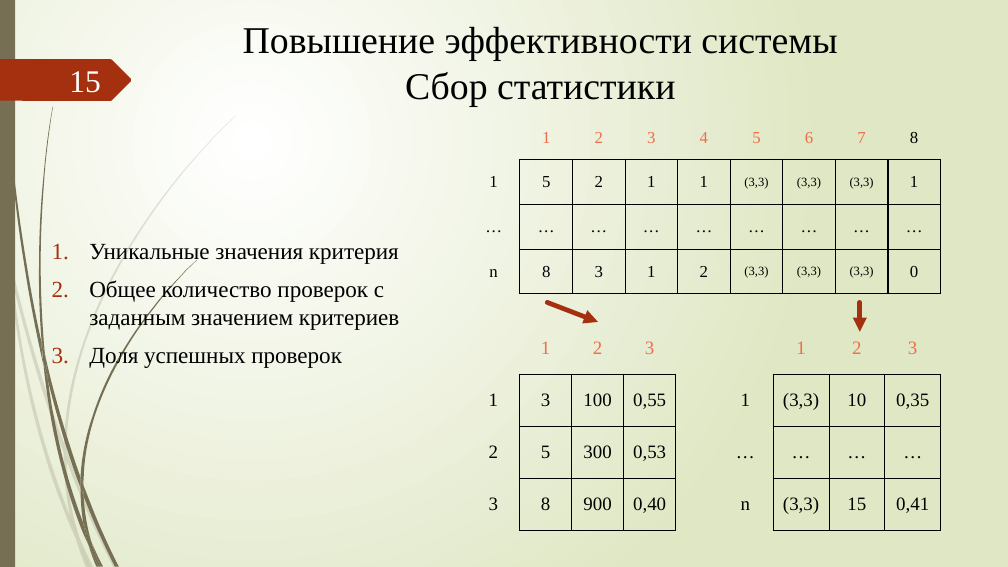
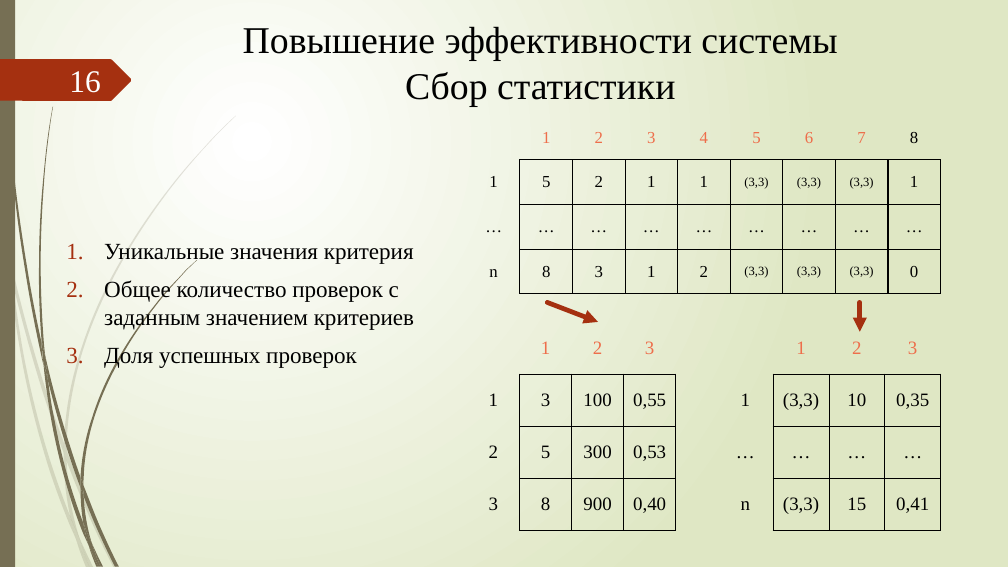
Before and after one commit to xex238/Diploma_2022, a slide deck: slide 16 of docs/Отчёты/ВКР/Новицкий_МПИ-20-4-2_ВКР_Презентация.pptx (slide 15 before the commit). Drawn at 1008x567 pixels with LibreOffice and Linux fonts; fonts in the diff are those of the drawing. Boxes give left, top, right and bottom in pixels: in the first picture for what was removed or moved away, otherwise in the second. Text is boxed around its words. In the diff, an @@ line names an element or a change of style, - is before the commit and + after.

```diff
--- a/docs/Отчёты/ВКР/Новицкий_МПИ-20-4-2_ВКР_Презентация.pptx
+++ b/docs/Отчёты/ВКР/Новицкий_МПИ-20-4-2_ВКР_Презентация.pptx
@@ page number at (69,71,100,93): text changed @@
-15
+16
@@ text "Уникальные значения критерия": place and size @@
-text "Уникальные значения критерия" at (89,244,399,369)
+text "Уникальные значения критерия" at (104,244,414,369)
```
Also in this commit, not shown: 9 other slides changed, 3 slides added, 1 slide removed, 6 other files.
